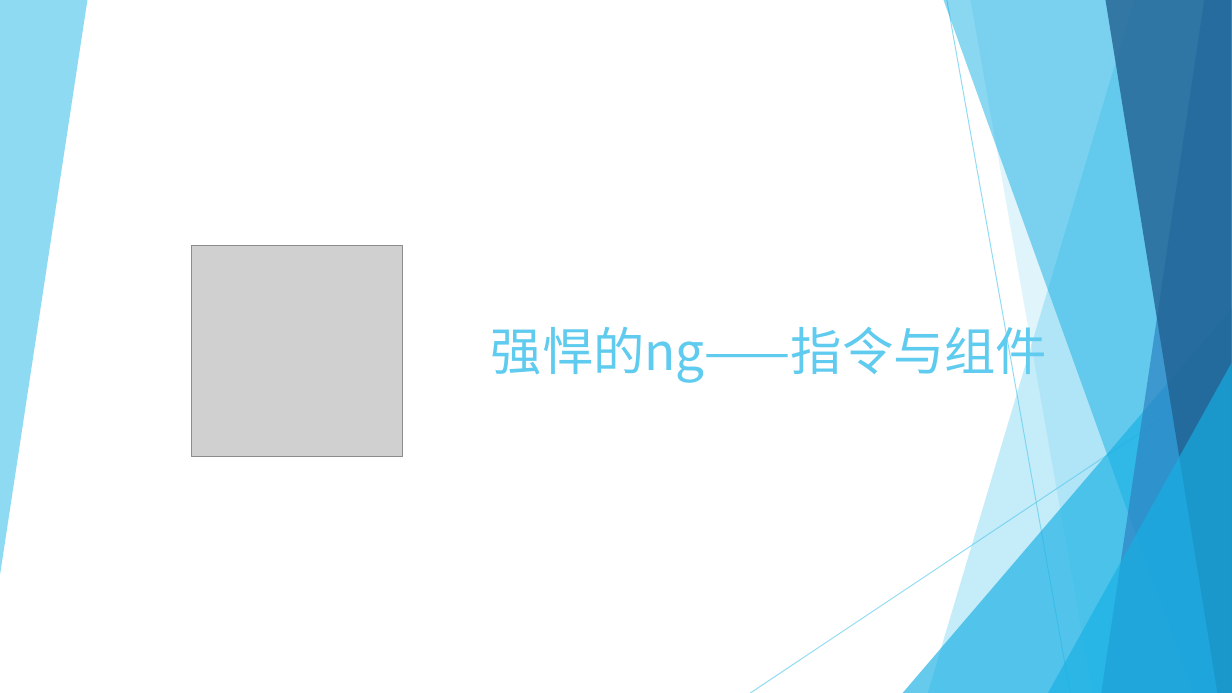
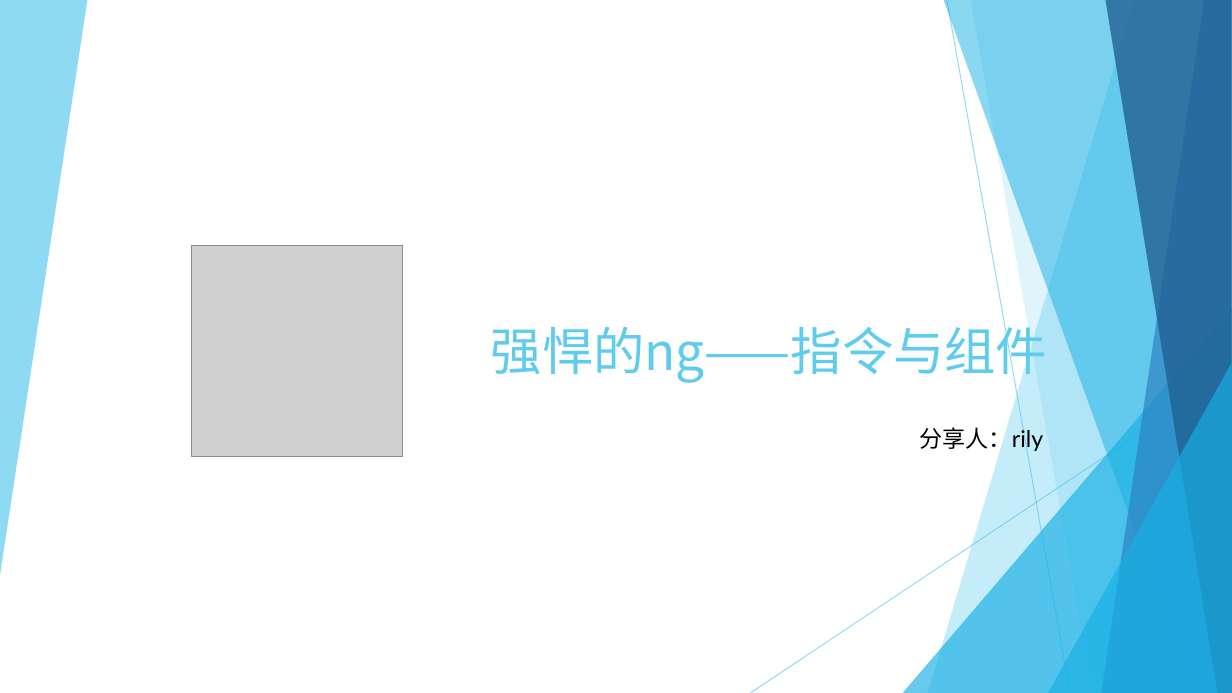
Before and after one commit to dyrilyz/angularjs-directive-dy, a slide deck: slide 1 of 指令与组件.pptx. Drawn at 1232x693 pixels with LibreOffice and Linux fonts; fonts in the diff are those of the drawing; grey boxes stand for pictures. Boxes give left, top, right and bottom in pixels: in the first picture for what was removed or moved away, otherwise in the second. Text is boxed around its words. In the diff, an @@ line names an element or a change of style, - is before the commit and + after.

```diff
--- a/指令与组件.pptx
+++ b/指令与组件.pptx
@@ text added at [920, 423, 1044, 452], 18 pt, text #000000 @@
+分享人：rily
```
Also in this commit, not shown: 2 slides added.
